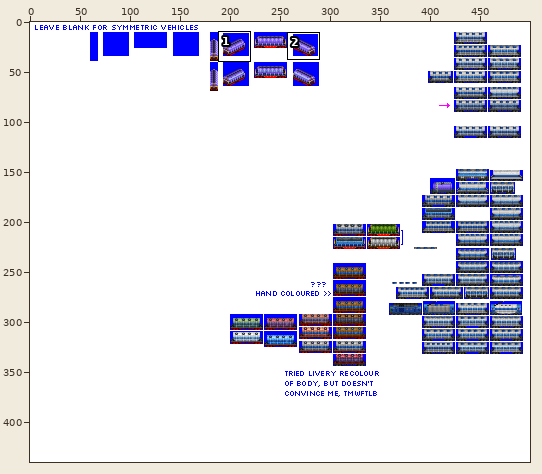
Edited in one commit: sprite sheet (src/graphics/pony/mineral_covered_hopper_car_pony_gen_5C.png). The first picture is a wide view before the edit; the outline marks the close-up.
Close-up. The starting point:
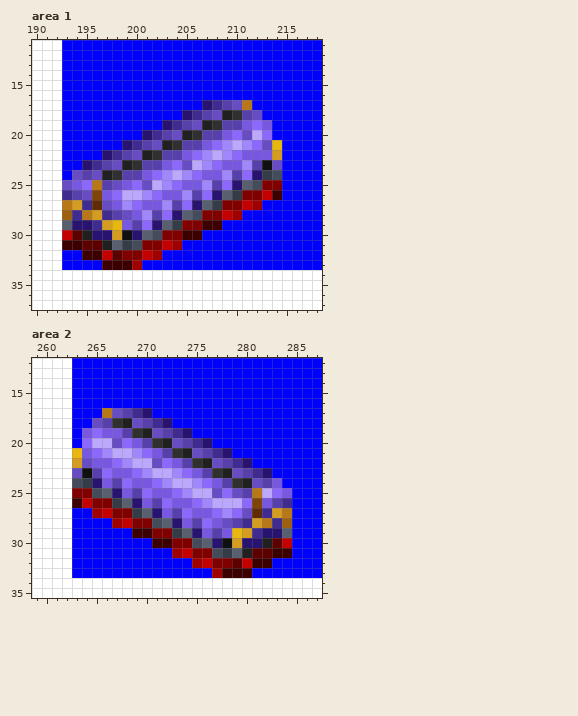
The file is 500x440 pixels. Colours within 5 levels of each other are drawn and written as one. Shown: area 1: x 190..218, y 11..37; area 2: x 259..287, y 12..35. The commit also changed other parts of the picture, which this record leaves out.
New version:
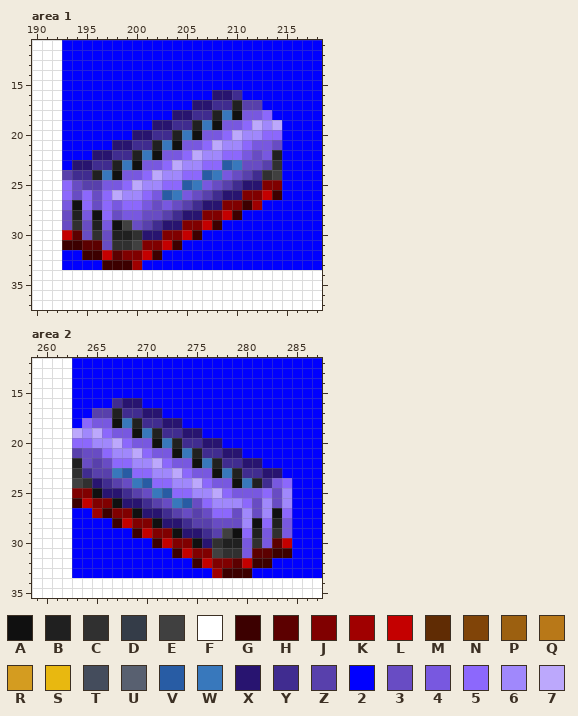
Palette (. is transparent): A #101010  B #202020  C #303030  D #343c48  E #404040  F #ffffff  G #3c0000  H #5c0000  J #800000  K #a00000  L #c40000  M #602c04  N #804408  P #9c6010  Q #b87818  R #d49c20  S #e8b810  T #444c5c  U #586070  V #285ca4  W #3878bc  X #281470  Y #402c90  Z #5840ac  2 #0000ff  3 #684cc4  4 #7858e0  5 #8c68fc  6 #a088fc  7 #bca8fc
The exact change:
--- area 1
@@ x 190..218 @@
 15 FFF22222222222222222222222222
-16 FFF22222222222222222222222222
-17 FFF22222222222222XYZ3Q2222222
-18 FFF222222222222XYZ3BCZ3222222
-19 FFF2222222222XYZ3BCZZ45422222
-20 FFF22222222XYZ3BCZZ4537522222
-21 FFF222222XYZ3BCZZ4567653S2222
-22 FFF2222XYZ3BCZZ456765444R2222
-23 FFF22XYZ3BCZZ453765446ZA32222
-24 FFF23Z3BCZZ456765446Z5XDT2222
-25 FFF345QZ3453765446Z5XUTJJ2222
-26 FFFYZ3N457765446Z5XUDJJLG2222
-27 FFFQRYM3465446Z5XUDJJLK222222
-28 FFFPYQRYZ346Z5XUTJJLK22222222
-29 FFFUXXYRS4Z5XUDJJGG2222222222
-30 FFFLHBXXRAXUTJJGG222222222222
-31 FFFGGHHBUDTJJLK22222222222222
-32 FFF22GGLHJJLK2222222222222222
+16 FFF222222222222222XXY22222222
+17 FFF2222222222222XXYYBZZ222222
+18 FFF22222222222XXYYBWA44522222
+19 FFF222222222XXYYBWA4457672222
+20 FFF2222222XXYYBWA445766552222
+21 FFF22222XXYYBWA44576654432222
+22 FFF222XXYYBWA44576655434B2222
+23 FFF2XXYYBWA44576655VW33ZC2222
+24 FFFZYYBWA44576655VW43ZYCE2222
+25 FFF53ZZ44576655VW43ZYXXJJ2222
+26 FFF5353576654VW43ZYXXJJLG2222
+27 FFF4A5354554343ZYXXJJGK222222
+28 FFF3B4A534433ZYXXJJLG22222222
+29 FFF3C3B4AE3ZYXXJJLG2222222222
+30 FFFLH3C3BBCXXJJLG222222222222
+31 FFFGGHH3CCEJJLG22222222222222
+32 FFF22GGLHJJLG2222222222222222
 33 FFF2222GGGK222222222222222222
--- area 2
@@ x 259..287 @@
 15 FFFF2222222222222222222222222
-16 FFFF2222222222222222222222222
-17 FFFF222Q3ZYX22222222222222222
-18 FFFF223ZCB3ZYX222222222222222
-19 FFFF24544ZCB3ZYX2222222222222
-20 FFFF2577354ZCB3ZYX22222222222
-21 FFFFS45677654ZCB3ZYX222222222
-22 FFFFR3445677354ZCB3ZYX2222222
-23 FFFF3AZ5445677654ZCB3ZYX22222
-24 FFFFTDX4Z5445677654ZCB3Z42222
-25 FFFFJJTUX4Z5445677353ZQ754222
-26 FFFFGLJJDUX4Z544567775N4ZY222
-27 FFFF22KLJJDUX4Z5445653MYRQ222
-28 FFFF2222KLJJTUX4Z543ZYRQYP222
-29 FFFF222222GGJJDUX4Z4SRYXXU222
-30 FFFF22222222GGJJTUXARXXBHL222
-31 FFFF2222222222KLJJTDUBHHGG222
-32 FFFF222222222222KLJJHLGG22222
+16 FFFF2222YXX222222222222222222
+17 FFFF22ZZBYYXX2222222222222222
+18 FFFF2544AWBYYXX22222222222222
+19 FFFF767544AWBYYXX222222222222
+20 FFFF55667544AWBYYXX2222222222
+21 FFFFZ335667544AWBYYXX22222222
+22 FFFFB3Z355667544AWBYYXX222222
+23 FFFFCYZZWV55667544AWBYYXX2222
+24 FFFFECXYZ3WV55667544AWBY45222
+25 FFFFJJAXXYZ3WV556675444536222
+26 FFFFGLJJAXXYZ3WV3566653636222
+27 FFFF22KGJJAXXYZ3Z3553636A5222
+28 FFFF2222GLJJAXXYZZ3336A5B4222
+29 FFFF222222GLJJAXXYZEA5B4C4222
+30 FFFF22222222GLJJAXCBB4C4HL222
+31 FFFF2222222222GLJJECC4HHGG222
+32 FFFF222222222222GLJJHLGG22222
 33 FFFF22222222222222KGGG2222222
